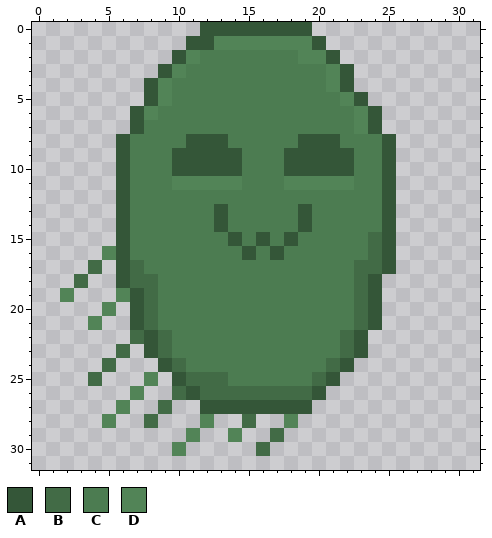
Edited in one commit: pixel-art sprite (Textures/Adventure/characters/glop_right_long.png). Above: the version before the commit.
The file is 32x32 pixels.
Palette (. is transparent): A #345638  B #426b46  C #4c7c51  D #528457
Pixels before, first column x 2:
 0 ..........AAAAAAAA......
 1 .........AADDDDDDDA.....
 2 ........ADCCCCCCCDDA....
 3 .......ADCCCCCCCCCCDA...
 4 ......ADCCCCCCCCCCCDA...
 5 ......ADCCCCCCCCCCCCDA..
 6 .....ADCCCCCCCCCCCCCCDA.
 7 .....ACCCCCCCCCCCCCCCDA.
 8 ....ACCCCAAACCCCCAAACCCA
 9 ....ACCCAAAAACCCAAAAACCA
10 ....ACCCAAAAACCCAAAAACCA
11 ....ACCCDDDDDCCCDDDDDCCA
12 ....ACCCCCCCCCCCCCCCCCCA
13 ....ACCCCCCACCCCCACCCCCA
14 ....ACCCCCCACCCCCACCCCCA
15 ....ACCCCCCCACACACCCCCBA
16 ...DACCCCCCCCACACCCCCCBA
17 ..B.ABCCCCCCCCCCCCCCCBBA
18 .B..ABBCCCCCCCCCCCCCCBA.
19 D...DABCCCCCCCCCCCCCCBA.
20 ...D.ABCCCCCCCCCCCCCCBA.
21 ..D..ABCCCCCCCCCCCCCCBA.
22 .....BABCCCCCCCCCCCCBA..
23 ....B.ABCCCCCCCCCCCCBA..
24 ...B...ABCCCCCCCCCCBA...
25 ..B...D.ABBBCCCCCCBA....
26 .....D..BABBBBBBBBA.....
27 ....D..B..AAAAAAAA......
28 ...D..B...D..B..D.......
29 .........D..D..B........
30 ........D.....B.........
Once edited:
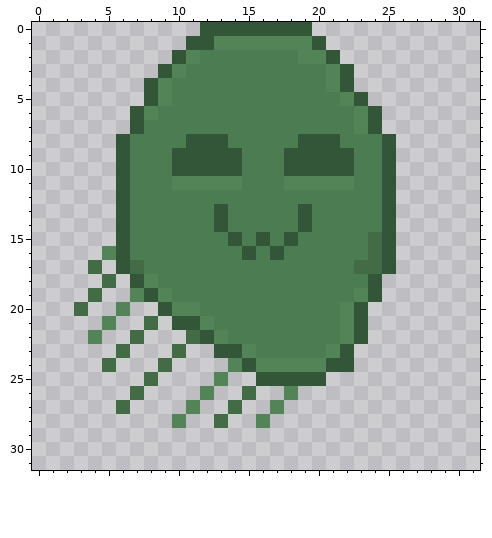
Commit message: glop diagonal textures rework
Diff:
y 18: x 3 B -> .; x 5..8 .ABB -> B.AD; x 23 B -> C
y 19: x 2 D -> .; x 4 . -> B; x 6..9 DABC -> .DAD; x 23 B -> D
y 20: x 3 . -> B; x 5..11 D.ABCCC -> .D..ADD; x 22..24 CBA -> DA.
y 21: x 4..5 D. -> .D; x 7 A -> .; x 9..12 CCCC -> .AAD; x 22..24 CBA -> DA.
y 22: x 4 . -> D; x 8..13 ABCCCC -> ...BAD; x 22 B -> D
y 23: x 8..15 ABCCCCCC -> ..B..AAD; x 21..23 CBA -> DA.
y 24: x 9..21 ABCCCCCCCCCCB -> B....DADDDDDA
y 25: x 4 B -> .; x 8 D -> B; x 10..21 ABBBCCCCCCBA -> ...D..AAAAA.
y 26: x 7 D -> B; x 10..14 BABBB -> ..D..; x 16..20 BBBBA -> ..D..
y 27: x 6 D -> B; x 9 B -> .; x 11..19 .AAAAAAAA -> D..B..D..
y 28: x 5 D -> .; x 8 B -> .; x 10 . -> D; x 12..13 D. -> .B; x 15..16 B. -> .D; x 18 D -> .
y 29: x 11 D -> .; x 14 D -> .; x 17 B -> .
y 30: x 10 D -> .; x 16 B -> .
Where, in picture pixels (left, top, right, bottom), the same in both pictures:
changed: (60, 274, 382, 456)
